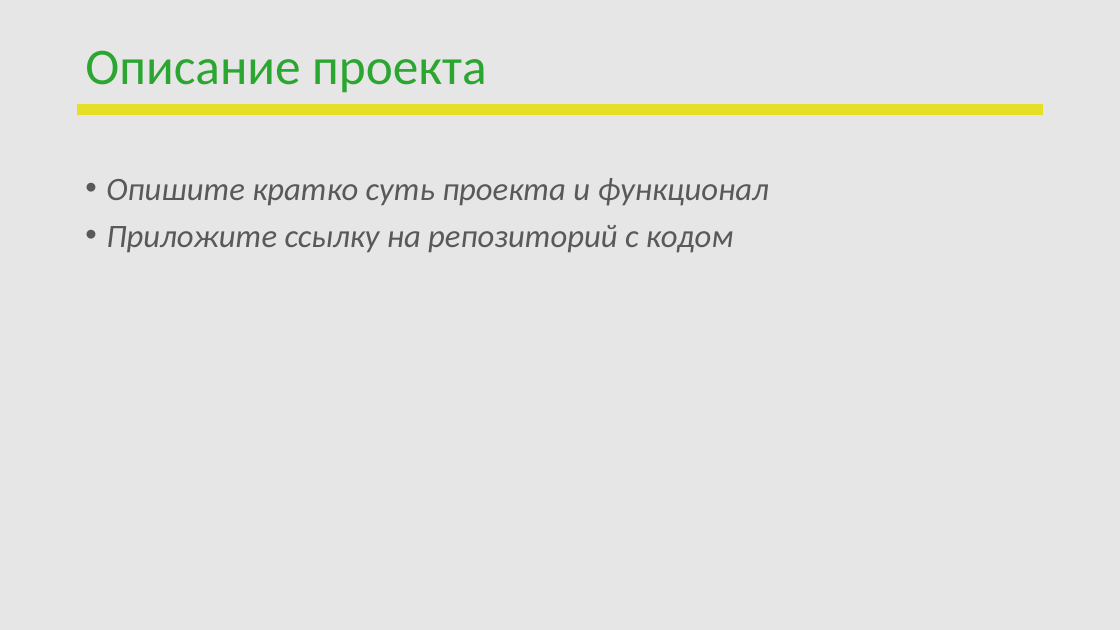
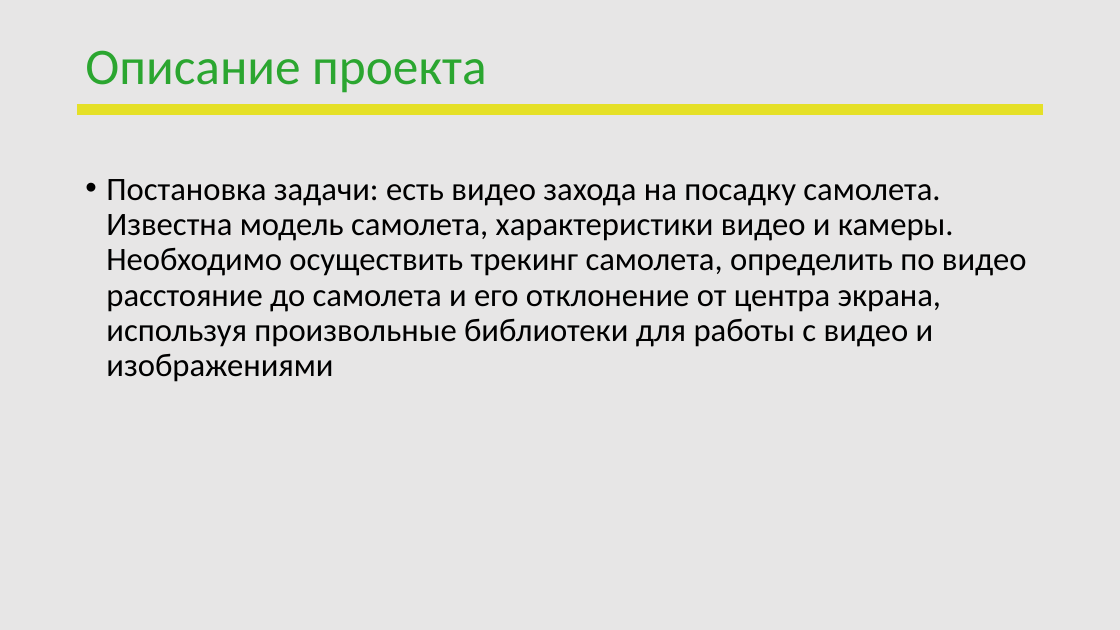
Before and after one commit to CrazyGriffon/DSS, a slide deck: slide 3 of proj/ПЕРЕЗАПУСК_DS (1).pptx. Drawn at 1120x630 pixels with LibreOffice and Linux fonts; fonts in the diff are those of the drawing; background and template pictures are left out. Boxes give left, top, right and bottom in pixels: in the first picture for what was removed or moved away, otherwise in the second. Text is boxed around its words. In the diff, an @@ line names an element or a change of style, - is before the commit and + after.

```diff
--- a/proj/ПЕРЕЗАПУСК_DS (1).pptx
+++ b/proj/ПЕРЕЗАПУСК_DS (1).pptx
@@ text at (106,179,1027,382): text changed; text colour #595959 to #000000; italic off @@
-• Опишите кратко суть проекта и функционал
-• Приложите ссылку на репозиторий с кодом
+• Постановка задачи: есть видео захода на посадку самолета. Известна модель самолета, характеристики видео и камеры. Необходимо осуществить трекинг самолета, определить по видео расстояние до самолета и его отклонение от центра экрана, используя произвольные библиотеки для работы с видео и изображениями
```
Also in this commit, not shown: 2 other slides changed, 1 slide added, 1 slide removed.
